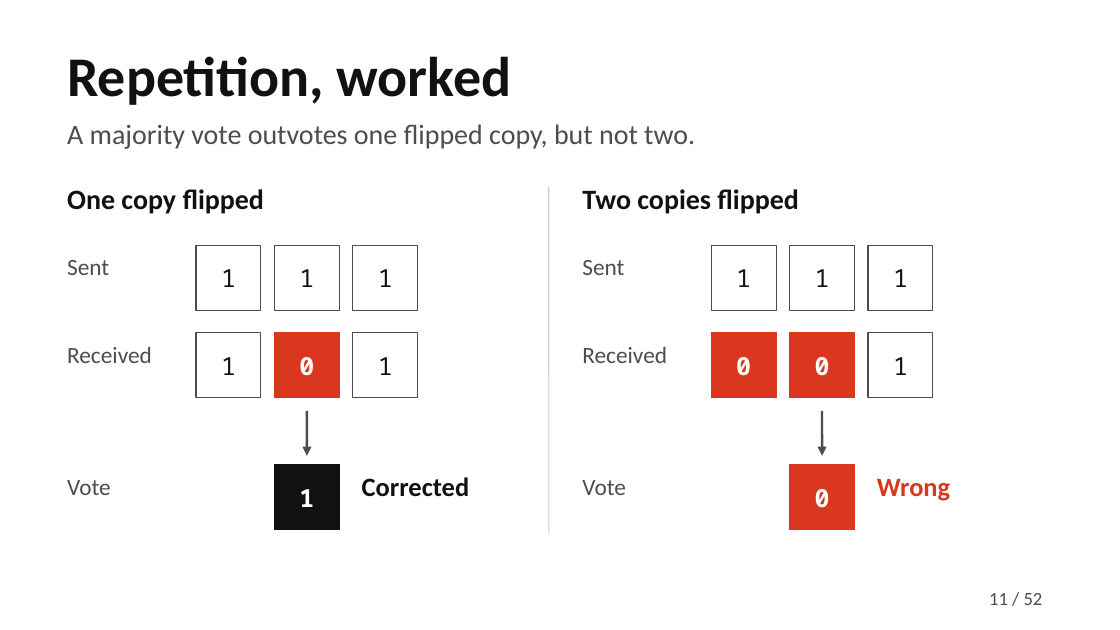
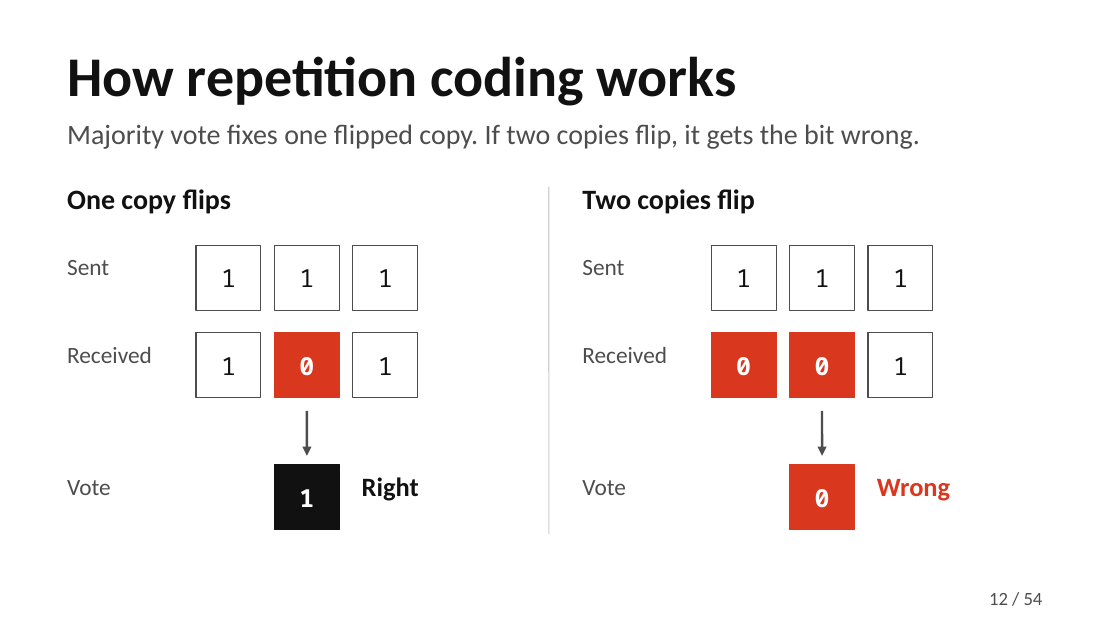
Before and after one commit to MuhammadMaazA/SamplingCW, a slide deck: slide 12 of presentation/gridlink-presentation.pptx (slide 11 before the commit). Drawn at 1120x630 pixels with LibreOffice and Linux fonts; fonts in the diff are those of the drawing. Boxes give left, top, right and bottom in pixels: in the first picture for what was removed or moved away, otherwise in the second. Text is boxed around its words. In the diff, an @@ line names an element or a change of style, - is before the commit and + after.

```diff
--- a/presentation/gridlink-presentation.pptx
+++ b/presentation/gridlink-presentation.pptx
@@ title at [67, 56, 737, 106]: text changed @@
-Repetition, worked
+How repetition coding works
@@ text at [67, 124, 920, 149]: text changed @@
-A majority vote outvotes one flipped copy, but not two.
+Majority vote fixes one flipped copy. If two copies flip, it gets the bit wrong.
@@ text at [67, 189, 231, 214]: text changed @@
-One copy flipped
+One copy flips
@@ text at [582, 189, 754, 214]: text changed @@
-Two copies flipped
+Two copies flip
@@ text at [362, 477, 419, 501]: text changed @@
-Corrected
+Right
@@ page number at [989, 593, 1008, 605]: text changed @@
-11
+12
@@ text at [1024, 593, 1043, 605]: text changed @@
-/ 52
+/ 54
```
Also in this commit, not shown: 40 other slides changed, 13 slides added, 11 slides removed, 42 other files.
